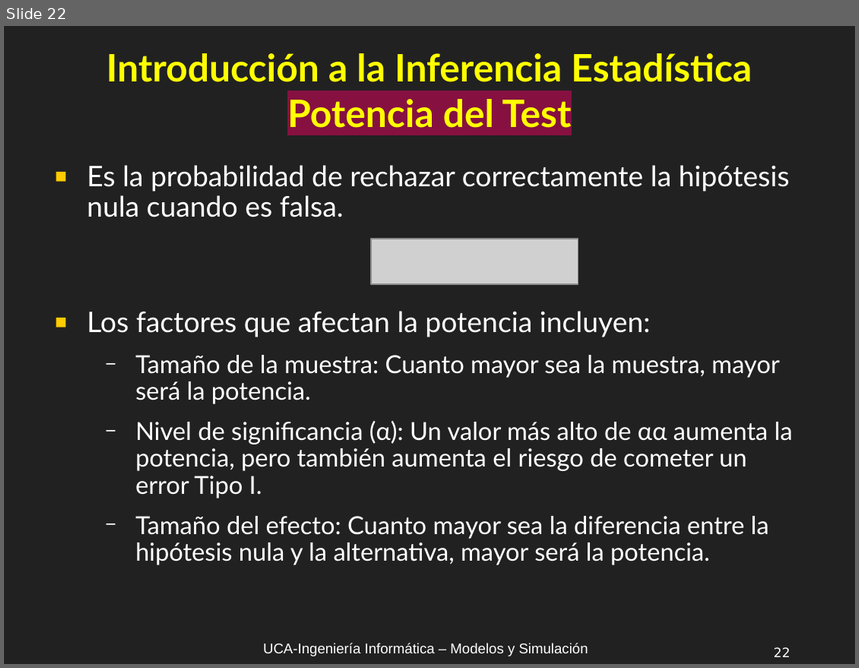
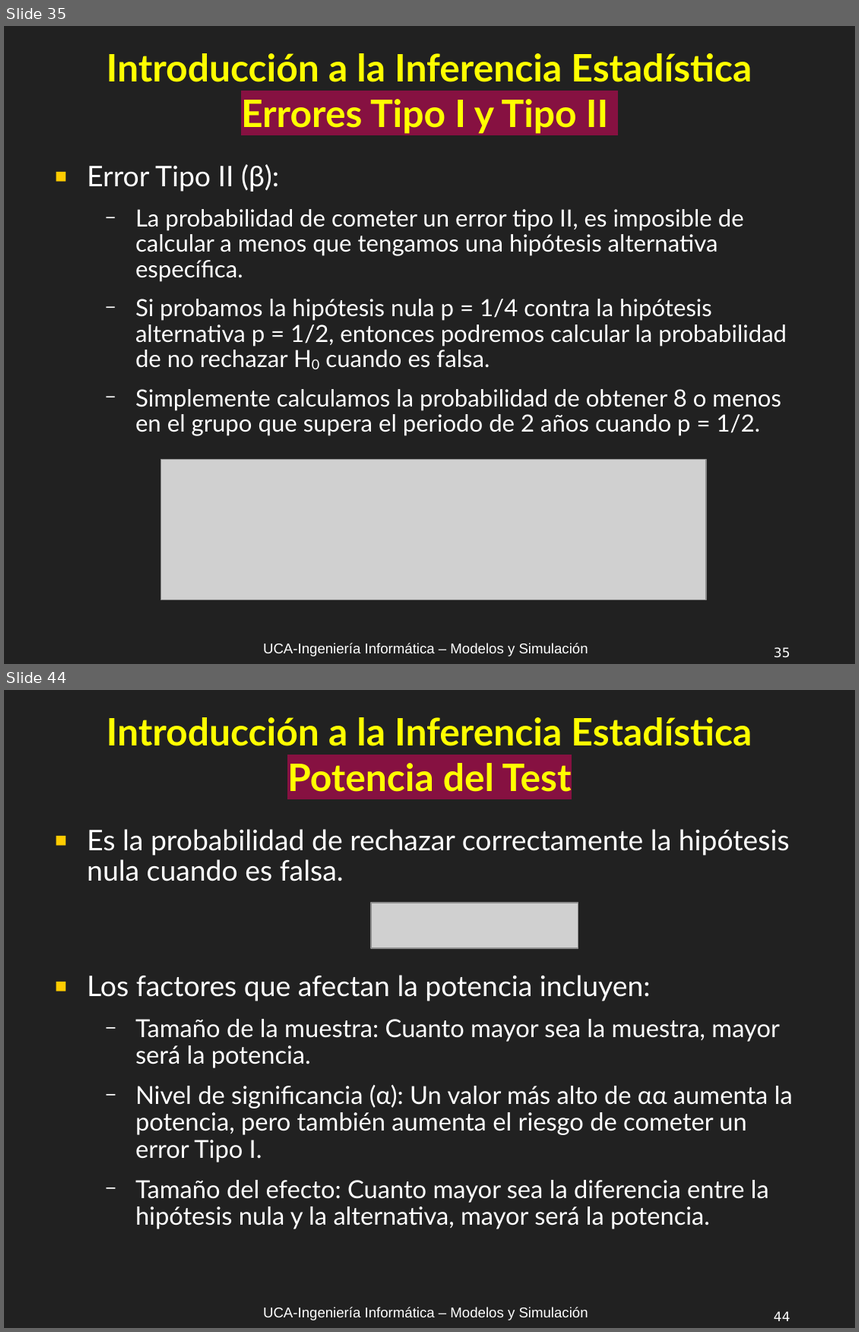
Before and after one commit to UCA-Facultad-de-Ingenieria-Clases-2025/MyS, a slide deck: Clases/MyS_C1A_Introducción_Inferencia_Estadística_R1.odp. Shown one above the other, each under a label of ours: slide 22 before the commit, slides 35 and 44 after it; the slides between them are not shown. The pictures are 859x668 and 859x1332 pixels, drawn with LibreOffice and Linux fonts; fonts in the diff are those of the drawing; grey boxes stand for pictures. Boxes give left, top, right and bottom in pixels: in the first picture for what was removed or moved away, otherwise in the second. Text is boxed around its words. In the diff, an @@ line names an element or a change of style, - is before the commit and + after.

```diff
--- a/Clases/MyS_C1A_Introducción_Inferencia_Estadística_R1.odp
+++ b/Clases/MyS_C1A_Introducción_Inferencia_Estadística_R1.odp
@@ slide 35 added at (4,26,855,664), background #212121; not listed: 2 template elements that a slide beside it also shows @@
@@ title added at (107,53,752,134), 32 pt, text #FFFF00, bold @@
+Introducción a la Inferencia Estadística
+Errores Tipo I y Tipo II
@@ text added at (87,164,787,436), 20 pt, text #FFFFFF @@
+■ Error Tipo II (β):
+  − La probabilidad de cometer un error tipo II, es imposible de calcular a menos que tengamos una hipótesis alternativa específica.
+  − Si probamos la hipótesis nula p = 1/4 contra la hipótesis alternativa p = 1/2, entonces podremos calcular la probabilidad de no rechazar H0 cuando es falsa.
+  − Simplemente calculamos la probabilidad de obtener 8 o menos en el grupo que supera el periodo de 2 años cuando p = 1/2.
@@ picture added at (161,459,706,601) @@
@@ what was slide 22 is now slide 44 @@
@@ page number at (774,1312,791,1322): text changed @@
-22
+44
```
Also in this commit, not shown: 6 slides changed, 21 other slides added, 1 other file.
